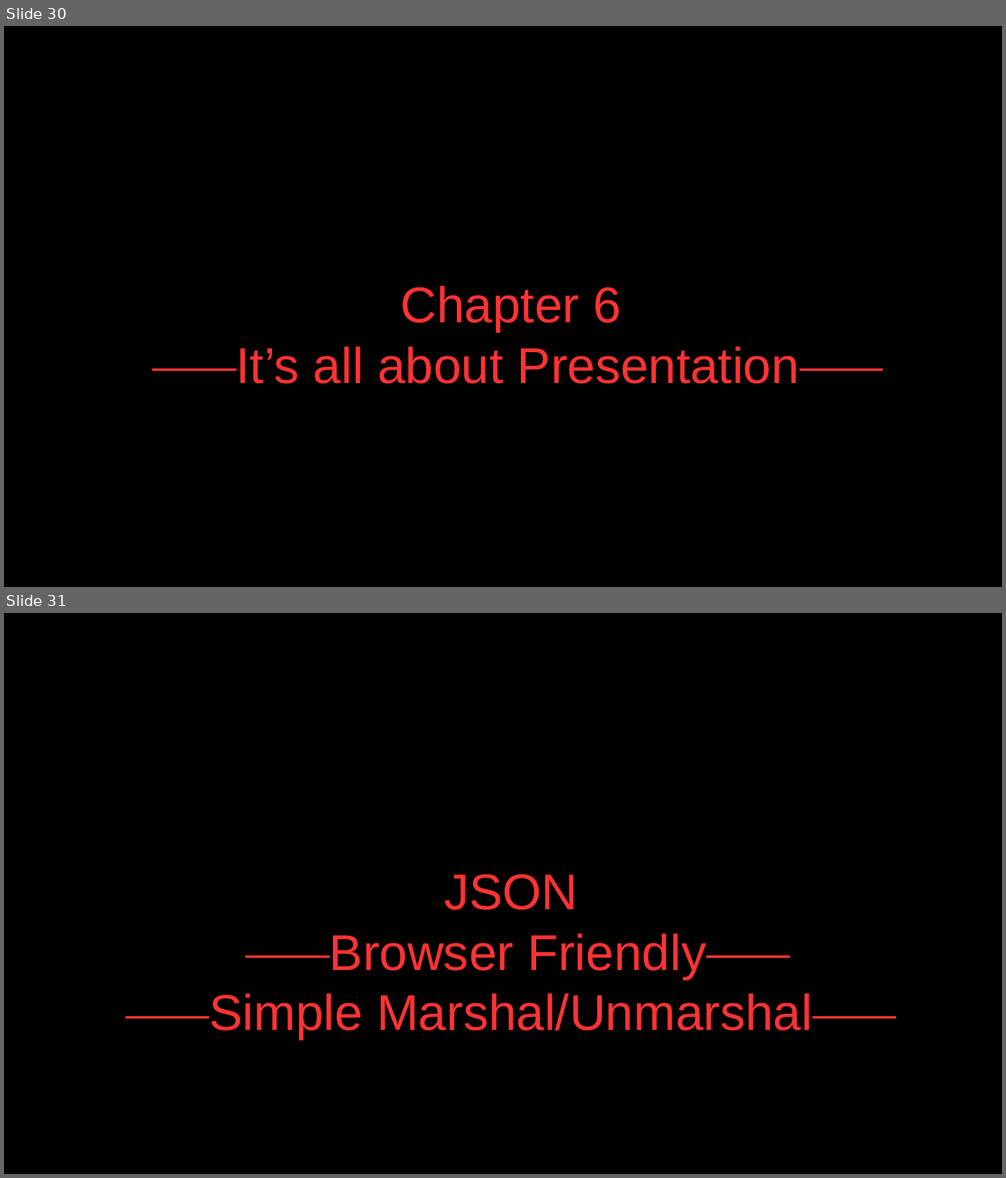
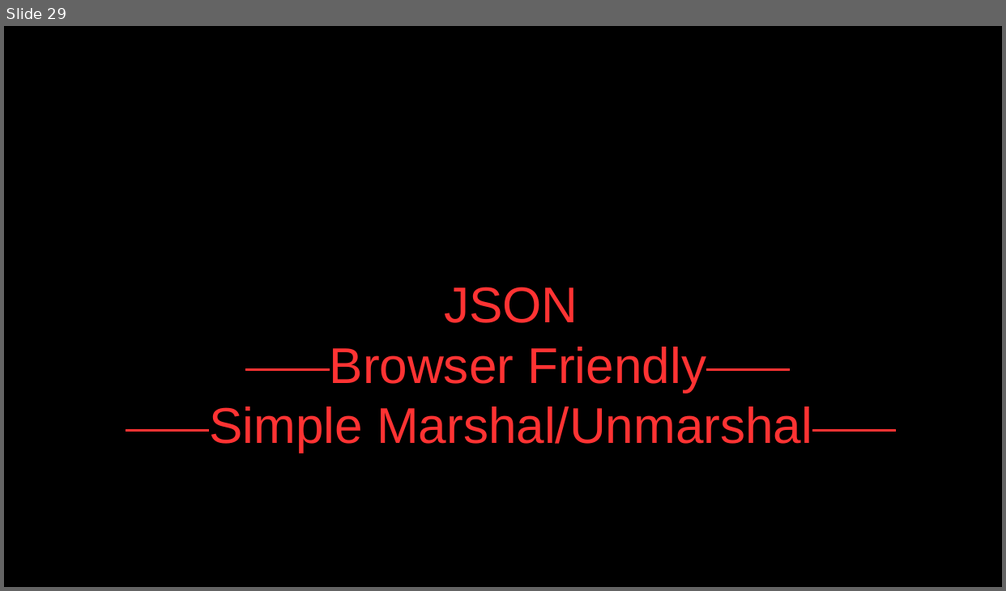
Before and after one commit to bobpaulin/networking-anger, a slide deck: MicroserviceNetworkingInAnger.odp. Shown one above the other, each under a label of ours: slides 30 and 31 before the commit, slide 29 after it. The pictures are 1006x1178 and 1006x591 pixels, drawn with LibreOffice and Linux fonts; fonts in the diff are those of the drawing. Boxes give left, top, right and bottom in pixels: in the first picture for what was removed or moved away, otherwise in the second. Text is boxed around its words. In the diff, an @@ line names an element or a change of style, - is before the commit and + after.

```diff
--- a/MicroserviceNetworkingInAnger.odp
+++ b/MicroserviceNetworkingInAnger.odp
@@ slide 30 removed at box(4, 26, 1002, 587), background #000000 @@
@@ text removed at box(236, 286, 799, 384) @@
-Chapter 6
-It’s all about Presentation
@@ what was slide 31 is now slide 29 @@
```
Also in this commit, not shown: 7 slides changed, 2 slides added, 3 other slides removed.
